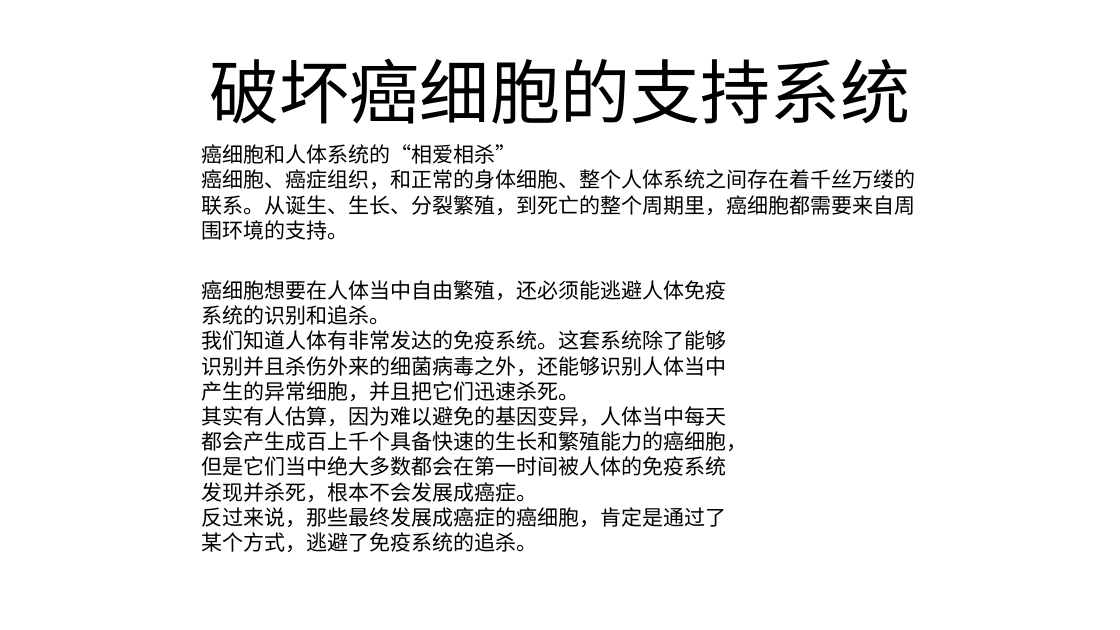
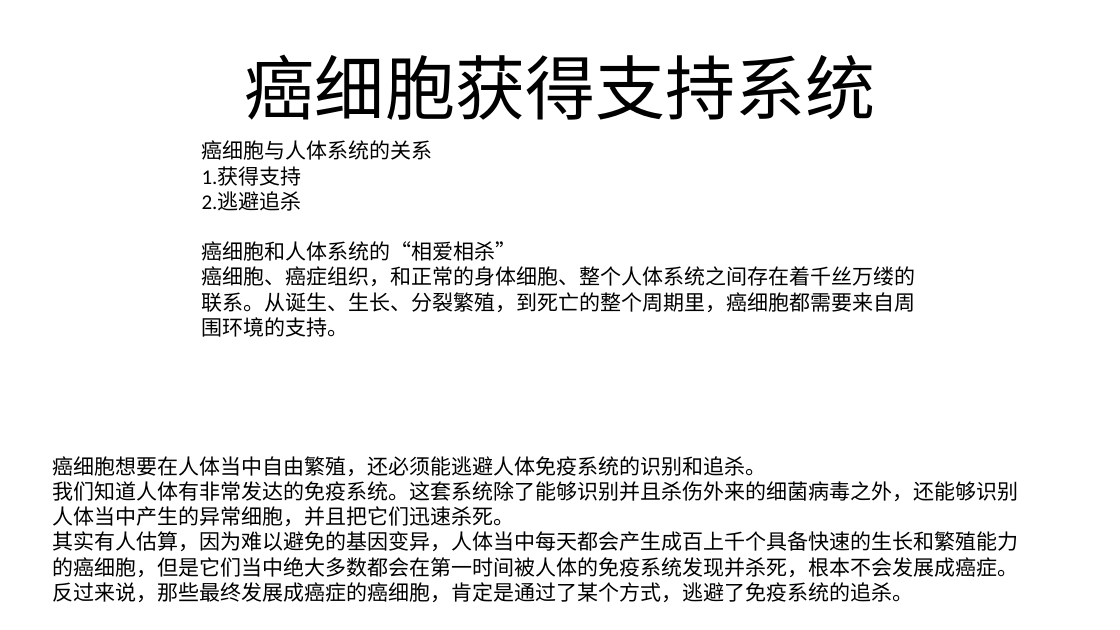
Before and after one commit to FredJiangFei/freetalk, a slide deck: slide 13 of 癌症/New Microsoft PowerPoint Presentation.pptx. Drawn at 1120x630 pixels with LibreOffice and Linux fonts; fonts in the diff are those of the drawing. Boxes give left, top, right and bottom in pixels: in the first picture for what was removed or moved away, otherwise in the second. Text is boxed around its words. In the diff, an @@ line names an element or a change of style, - is before the commit and + after.

```diff
--- a/癌症/New Microsoft PowerPoint Presentation.pptx
+++ b/癌症/New Microsoft PowerPoint Presentation.pptx
@@ title at (x1=245, y1=55, x2=875, y2=120): text changed @@
-破坏癌细胞的支持系统
+癌细胞获得支持系统
@@ text at (x1=202, y1=140, x2=433, y2=211): paragraphs added @@
+癌细胞与人体系统的关系
+1.获得支持
+2.逃避追杀
@@ text "癌细胞想要在人体当中自由繁殖，还必须能逃避人体免疫系统的识别和追杀。" rewrapped from (x1=202, y1=280, x2=748, y2=552) to (x1=52, y1=456, x2=1018, y2=602) @@
```
Also in this commit, not shown: 5 slides added, 1 other file.
